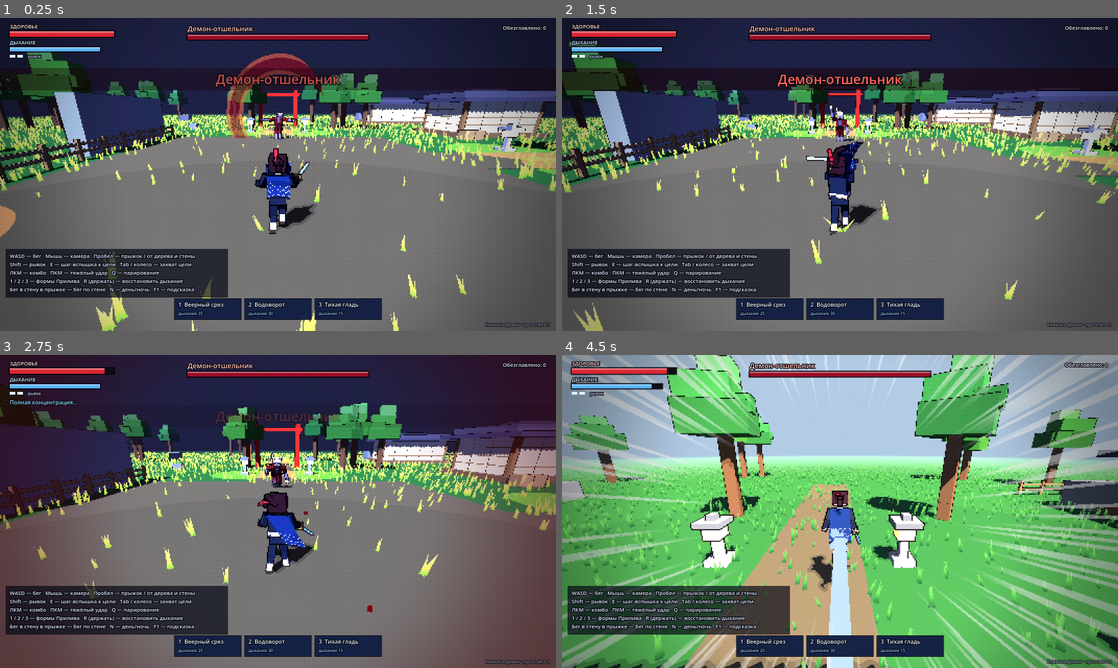
Above: before the commit, frames 1-4 (two rows, left to right).
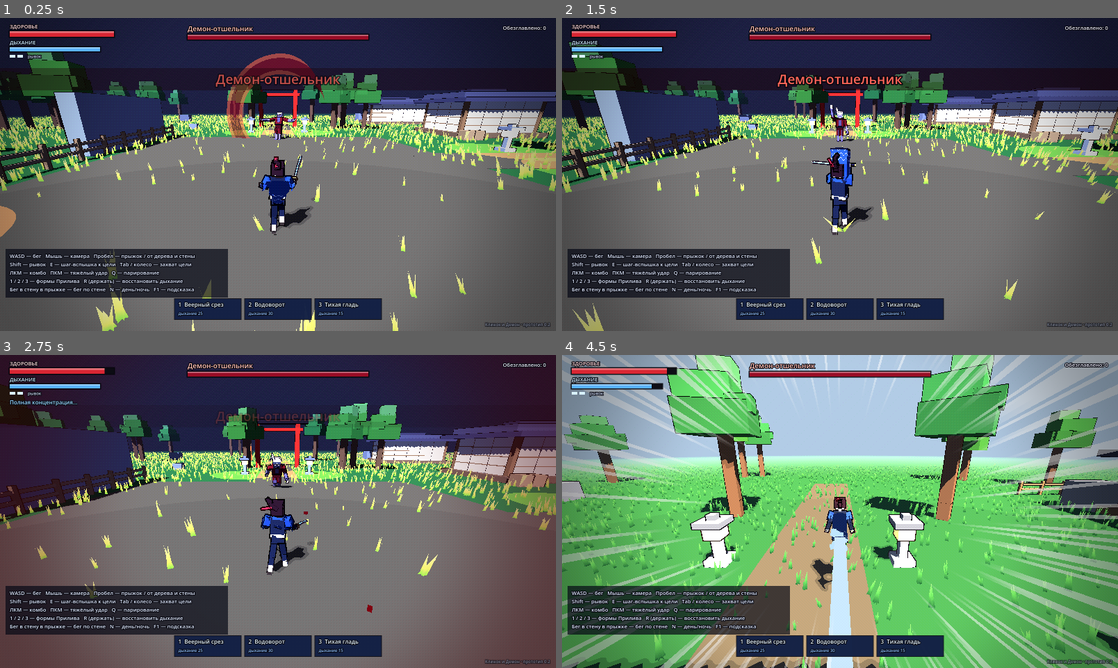
Above: after the commit, the same moments.

Repository: Tsenze13/DemonSlatarME
Game: Godot game, scene res://main.tscn
The game is run twice, just before and just after one commit, with the same random seed, the same clock (stepped at 60 frames per second) and the same inputs.
Inputs (mouse positions are in pixels of both pictures, inside the frame that each line leads up to):
- Up to frame 1 (0.25 s): no input
- Up to frame 2 (1.5 s): tap Enter at 0.5 s; move the mouse to (867, 174) at 0.52 s; hold R (breathe) 0.53-1.28 s; hold Up from 0.53 s (still down); click (867, 174) at 0.67 s; tap Space (jump) at 0.77 s; tap Q (parry) at 0.8, 1.35 s; move the mouse to (812, 174) at 1.27 s
- Up to frame 3 (2.75 s): keep holding Up; tap Space (jump) at 1.52 s; tap R (breathe) at 1.55 s; move the mouse to (289, 505) at 2.02 s; hold R (breathe) from 2.03 s (still down); tap Q (parry) at 2.3 s
- Up to frame 4 (4.5 s): keep holding Up; move the mouse to (834, 517) at 2.77 s; release R (breathe) at 2.78 s; tap Shift (dash) at 2.85 s; click (834, 517) at 2.92 s; tap Space (jump) at 3.02, 3.77 s; tap R (breathe) at 3.05 s; move the mouse to (878, 514) at 3.52 s; hold N (daynight) 3.53-4.28 s; tap Q (parry) at 3.8 s; move the mouse to (795, 508) at 4.27 s; tap E (flash) at 4.35 s

The runs differ from the first frame. In frame 1, 6.0% of the frame differs, in the area x 0-100%, y 10-100%; in frame 2, 5.9%; in frame 3, 5.8%; in frame 4, 7.7%, in the area x 0-100%, y 0-100%.

Commit message:
Клинок и Демон v0.2: пропорции, хаори, меньше пикселей
Герой в пропорциях ~7 голов, катана 0,8 м с изгибом и хватом вперёд.
Хаори — одна ткань вокруг корпуса, открытая спереди, с рукавами.
Пиксельный кадр 540 строк вместо 360. Убраны ранги стиля D–S.

Co-Authored-By: Claude Opus 5.5 <noreply@anthropic.com>
Claude-Session: https://claude.ai/code/session_01G3h9Yu3TGjLRQLW4GY5QkV

Diff:
--- a/project.godot
+++ b/project.godot
@@ -4,7 +4,7 @@
 [application]
 
 config/name="Клинок и Демон"
-config/version="0.1"
+config/version="0.2"
 run/main_scene="res://main.tscn"
 config/features=PackedStringArray("4.7", "GL Compatibility")
 
--- a/scripts/autotest.gd
+++ b/scripts/autotest.gd
@@ -48,6 +48,22 @@
 func _run() -> void:
 	var p: Node = G.player
 	await w(1.2)
+	# крупные планы героя
+	G.cam_rig.dist = 2.6
+	G.cam_rig.pitch = -0.12
+	for v in [["00_front", PI], ["00_side", PI * 0.62], ["00_back", 0.15]]:
+		G.cam_rig.yaw = v[1]
+		await w(0.35)
+		await shot(v[0])
+	G.cam_rig.yaw = PI * 0.5
+	p.auto_move = Vector2(-1, 0)
+	await w(0.9)
+	await shot("00_run_side")
+	p.auto_move = Vector2.ZERO
+	G.cam_rig.dist = 5.2
+	G.cam_rig.pitch = -0.3
+	p.global_position = Vector3(0, 0.5, 8)
+	await w(0.5)
 	await shot("01_start")
 	# бег
 	G.cam_rig.yaw = 0.0
--- a/scripts/cloth.gd
+++ b/scripts/cloth.gd
@@ -6,7 +6,7 @@
 const Vox = preload("res://scripts/vox.gd")
 
 var attach: Node3D               # к чему пришито (торс / голова)
-var anchors: Array = []          # локальные точки крепления в attach
+var anchors: Array = []          # точки крепления: Vector3 в attach или [узел, Vector3]
 var cols := 1
 var rows := 4
 var seg := 0.15
@@ -17,6 +17,9 @@
 var push_plane_z := 0.0          # не пускать ткань внутрь тела: z в системе attach
 var push_dir := -1.0             # -1: ткань должна быть позади (z <= plane), +1: впереди
 var push_y_max := 99.0
+var push_ellipse := Vector2.ZERO # ненулевой — ткань обтекает тело по эллипсу (rx, rz)
+var stiff := 0.0                 # 0..1: насколько ткань держит форму (меньше полощется)
+var rest_h: Array = []
 var chain_size := Vector3(0.1, 0.1, 0.1)
 var chain_col := Color.BLACK
 var chain_taper := 0.6
@@ -35,6 +38,9 @@
 	prev = PackedVector3Array()
 	pos.resize(cols * rows)
 	prev.resize(cols * rows)
+	rest_h.clear()
+	for c in cols:
+		rest_h.append(0.0 if c == 0 else _aw(c).distance_to(_aw(c - 1)))
 	reset()
 	if mode == "sheet":
 		im = ImmediateMesh.new()
@@ -54,9 +60,15 @@
 func _idx(c: int, r: int) -> int:
 	return r * cols + c
 
+func _aw(c: int) -> Vector3:
+	var a = anchors[c]
+	if a is Array:
+		return a[0].to_global(a[1])
+	return attach.to_global(a)
+
 func reset() -> void:
 	for c in cols:
-		var a: Vector3 = attach.to_global(anchors[c])
+		var a: Vector3 = _aw(c)
 		var down := -attach.global_transform.basis.y.normalized()
 		for r in rows:
 			var p := a + down * seg * r
@@ -64,12 +76,12 @@
 			prev[_idx(c, r)] = p
 
 func _physics_process(dt: float) -> void:
-	if dt <= 0.0 or attach == null:
+	if dt <= 0.0 or attach == null or pos.size() == 0:
 		return
 	t += dt
 	dt = minf(dt, 1.0 / 30.0)
 	# сбросить при телепорте
-	var a0: Vector3 = attach.to_global(anchors[0])
+	var a0: Vector3 = _aw(0)
 	if a0.distance_to(pos[0]) > 2.0:
 		reset()
 	var ratio := dt / prev_dt
@@ -85,19 +97,33 @@
 	var inv := attach.global_transform.affine_inverse()
 	for it in 5:
 		for c in cols:
-			pos[_idx(c, 0)] = attach.to_global(anchors[c])
+			pos[_idx(c, 0)] = _aw(c)
 		for c in cols:
 			for r in range(1, rows):
 				_constrain(_idx(c, r - 1), _idx(c, r), seg, r - 1 == 0)
+				if stiff > 0.0 and r >= 2:
+					_constrain_soft(_idx(c, r - 2), _idx(c, r), seg * 2.0, stiff)
 				if c > 0:
-					var rest: float = (anchors[c] - anchors[c - 1]).length()
-					_constrain(_idx(c - 1, r), _idx(c, r), rest, false)
+					_constrain(_idx(c - 1, r), _idx(c, r), rest_h[c], false)
 		# не пускать ткань внутрь тела
 		for c in cols:
 			for r in range(1, rows):
 				var i := _idx(c, r)
 				var lp: Vector3 = inv * pos[i]
-				if lp.y < push_y_max and (lp.z - push_plane_z) * push_dir < 0.0:
+				if lp.y >= push_y_max:
+					continue
+				if push_ellipse != Vector2.ZERO:
+					var q := Vector2(lp.x / push_ellipse.x, lp.z / push_ellipse.y)
+					var ql := q.length()
+					if ql < 1.0:
+						if ql < 0.001:
+							q = Vector2(0, -1)
+							ql = 1.0
+						q = q / ql
+						lp.x = q.x * push_ellipse.x
+						lp.z = q.y * push_ellipse.y
+						pos[i] = attach.global_transform * lp
+				elif (lp.z - push_plane_z) * push_dir < 0.0:
 					lp.z = push_plane_z
 					pos[i] = attach.global_transform * lp
 	_draw_cloth()
@@ -113,6 +139,15 @@
 	else:
 		pos[i] += d * diff * 0.5
 		pos[j] -= d * diff * 0.5
+
+func _constrain_soft(i: int, j: int, rest: float, k: float) -> void:
+	var d := pos[j] - pos[i]
+	var l := d.length()
+	if l < 0.0001 or l > rest:
+		return
+	var diff := (l - rest) / l * k
+	pos[i] += d * diff * 0.5
+	pos[j] -= d * diff * 0.5
 
 func _draw_cloth() -> void:
 	global_transform = Transform3D.IDENTITY
--- a/scripts/hud.gd
+++ b/scripts/hud.gd
@@ -190,23 +190,11 @@
 			draw_line(sp + Vector2(0, -k), sp + Vector2(0, -k * 0.4), col, 3)
 			draw_line(sp + Vector2(0, k), sp + Vector2(0, k * 0.4), col, 3)
 
-	# --- комбо и ранг стиля ---
-	if style > 1.0 or combo > 1:
-		var rk := _rank()
-		var rx := s.x - 40 * u
-		var ry := s.y * 0.34
+	# --- счётчик ударов ---
+	if combo > 1:
 		var pulse := 1.0 + clampf(1.0 - style_idle * 4.0, 0.0, 1.0) * 0.15
-		_txt(Vector2(rx, ry), rk[1], int(84 * u * pulse), rk[3], HORIZONTAL_ALIGNMENT_RIGHT, 0, 14)
-		_txt(Vector2(rx, ry + 30 * u), rk[2], int(18 * u), rk[3], HORIZONTAL_ALIGNMENT_RIGHT, 0)
-		var nxt := 320.0
-		for x in RANKS:
-			if x[0] > style:
-				nxt = x[0]
-				break
-		var cur: float = rk[0]
-		_bar(Rect2(rx - 160 * u, ry + 42 * u, 160 * u, 5 * u), (style - cur) / maxf(1.0, nxt - cur), rk[3])
-		if combo > 1:
-			_txt(Vector2(rx, ry + 80 * u), "%d ударов" % combo, int(22 * u), Color(1, 1, 1), HORIZONTAL_ALIGNMENT_RIGHT, 0)
+		_txt(Vector2(s.x - 40 * u, s.y * 0.38), "%d" % combo, int(48 * u * pulse), Color(1, 1, 1), HORIZONTAL_ALIGNMENT_RIGHT, 0, 12)
+		_txt(Vector2(s.x - 40 * u, s.y * 0.38 + 26 * u), "ударов подряд", int(15 * u), Color(0.85, 0.9, 1.0), HORIZONTAL_ALIGNMENT_RIGHT, 0)
 
 	# --- титр формы (как в аниме) ---
 	if title_t > 0.0:
@@ -257,4 +245,4 @@
 		draw_rect(Rect2(Vector2.ZERO, s), Color(0, 0, 0.05, 0.45))
 		_txt(Vector2(s.x * 0.5, s.y * 0.4), "ПАУЗА", int(64 * u), Color(1, 1, 1), HORIZONTAL_ALIGNMENT_CENTER, 0, 14)
 		_txt(Vector2(s.x * 0.5, s.y * 0.4 + 46 * u), "Esc — продолжить   F10 — выйти", int(20 * u), Color(0.85, 0.9, 1.0), HORIZONTAL_ALIGNMENT_CENTER, 0)
-	_txt(Vector2(s.x - 16 * u, s.y - 14 * u), "Клинок и Демон · прототип 0.1", int(12 * u), Color(0.7, 0.75, 0.85, 0.6), HORIZONTAL_ALIGNMENT_RIGHT, 0)
+	_txt(Vector2(s.x - 16 * u, s.y - 14 * u), "Клинок и Демон · прототип 0.2", int(12 * u), Color(0.7, 0.75, 0.85, 0.6), HORIZONTAL_ALIGNMENT_RIGHT, 0)
--- a/scripts/main.gd
+++ b/scripts/main.gd
@@ -10,7 +10,7 @@
 const Hud = preload("res://scripts/hud.gd")
 const Sfx = preload("res://scripts/sfx.gd")
 
-const BASE_H := 360.0   # высота «пиксельного» кадра
+const BASE_H := 540.0   # высота «пиксельного» кадра (1080p → в 2 раза крупнее)
 
 var container: SubViewportContainer
 var vp: SubViewport
--- a/scripts/player.gd
+++ b/scripts/player.gd
@@ -17,6 +17,8 @@
 const DASH_TIME := 0.17
 const WALLRUN_TIME := 1.2
 const FLASH_DIST := 10.0
+const HIP_Y := 0.92
+const SWORD_TILT := Vector3(-28, 0, 0)   # клинок вперёд от кулака, а не продолжение руки
 
 # --- атаки ---
 # arm0/arm1 — поворот правой руки (градусы) в начале и конце взмаха,
@@ -87,7 +89,6 @@
 var blade_base: Node3D
 var blade_tip: Node3D
 var trail
-var haori_back
 var cloths: Array = []
 
 var atk := {}
@@ -154,71 +155,104 @@
 	var steel := Color(0.82, 0.86, 0.92)
 	var edge := Color(0.3, 0.62, 1.0)
 
-	var hips := Vox.pivot(model, Vector3(0, 0.95, 0), "hips")
-	Vox.box(hips, Vector3(0.36, 0.24, 0.24), Vector3(0, 0, 0), uni)
-	var torso := Vox.pivot(hips, Vector3(0, 0.1, 0), "torso")
-	Vox.box(torso, Vector3(0.42, 0.5, 0.26), Vector3(0, 0.27, 0), uni)
-	Vox.box(torso, Vector3(0.44, 0.1, 0.28), Vector3(0, 0.03, 0), belt)
-	Vox.box(torso, Vector3(0.12, 0.3, 0.02), Vector3(0, 0.36, 0.135), Color(0.85, 0.85, 0.82), false)  # ворот рубашки
-	var head := Vox.pivot(torso, Vector3(0, 0.55, 0), "head")
-	Vox.box(head, Vector3(0.12, 0.08, 0.12), Vector3(0, 0.02, 0), skin)
-	Vox.box(head, Vector3(0.3, 0.3, 0.3), Vector3(0, 0.2, 0), skin)
-	Vox.box(head, Vector3(0.05, 0.07, 0.02), Vector3(-0.07, 0.21, 0.152), Color(0.1, 0.05, 0.08), false)
-	Vox.box(head, Vector3(0.05, 0.07, 0.02), Vector3(0.07, 0.21, 0.152), Color(0.1, 0.05, 0.08), false)
-	Vox.box(head, Vector3(0.025, 0.04, 0.021), Vector3(-0.06, 0.23, 0.155), Color(0.5, 0.85, 1.0), false, 0.6)
-	Vox.box(head, Vector3(0.025, 0.04, 0.021), Vector3(0.08, 0.23, 0.155), Color(0.5, 0.85, 1.0), false, 0.6)
-	# волосы: шапка, чёлка, затылок
-	Vox.box(head, Vector3(0.36, 0.13, 0.36), Vector3(0, 0.36, -0.01), hair)
-	Vox.box(head, Vector3(0.34, 0.08, 0.08), Vector3(0, 0.31, 0.14), hair)
-	Vox.box(head, Vector3(0.08, 0.14, 0.06), Vector3(-0.12, 0.25, 0.15), hair)
-	Vox.box(head, Vector3(0.06, 0.1, 0.06), Vector3(0.1, 0.27, 0.16), hair_tip)
-	Vox.box(head, Vector3(0.36, 0.28, 0.1), Vector3(0, 0.22, -0.15), hair)
-	Vox.box(head, Vector3(0.06, 0.24, 0.3), Vector3(-0.17, 0.22, -0.01), hair)
-	Vox.box(head, Vector3(0.06, 0.24, 0.3), Vector3(0.17, 0.22, -0.01), hair)
-	var tail_anchor := Vox.pivot(head, Vector3(0, 0.3, -0.2), "tail")
-
-	# правая рука (сторона -X) с клинком
-	var arm_r := Vox.pivot(torso, Vector3(-0.27, 0.46, 0), "arm_r")
-	Vox.box(arm_r, Vector3(0.14, 0.3, 0.14), Vector3(0, -0.14, 0), uni)
-	var fore_r := Vox.pivot(arm_r, Vector3(0, -0.29, 0), "fore_r")
-	Vox.box(fore_r, Vector3(0.13, 0.26, 0.13), Vector3(0, -0.12, 0), uni)
-	Vox.box(fore_r, Vector3(0.11, 0.1, 0.11), Vector3(0, -0.29, 0), skin)
-	var sword := Vox.pivot(fore_r, Vector3(0, -0.3, 0.0), "sword")
-	Vox.box(sword, Vector3(0.05, 0.22, 0.05), Vector3(0, 0.04, 0), Color(0.15, 0.12, 0.2))
-	Vox.box(sword, Vector3(0.17, 0.035, 0.17), Vector3(0, -0.09, 0), Color(0.75, 0.62, 0.3))
-	Vox.box(sword, Vector3(0.06, 1.0, 0.02), Vector3(0, -0.6, 0), steel, true, 0.25)
-	Vox.box(sword, Vector3(0.025, 0.98, 0.024), Vector3(-0.022, -0.6, 0), edge, false, 1.4)
-	blade_base = Vox.pivot(sword, Vector3(0, -0.15, 0))
-	blade_tip = Vox.pivot(sword, Vector3(0, -1.12, 0))
-
-	var arm_l := Vox.pivot(torso, Vector3(0.27, 0.46, 0), "arm_l")
-	Vox.box(arm_l, Vector3(0.14, 0.3, 0.14), Vector3(0, -0.14, 0), uni)
-	var fore_l := Vox.pivot(arm_l, Vector3(0, -0.29, 0), "fore_l")
-	Vox.box(fore_l, Vector3(0.13, 0.26, 0.13), Vector3(0, -0.12, 0), uni)
-	Vox.box(fore_l, Vector3(0.11, 0.1, 0.11), Vector3(0, -0.29, 0), skin)
-
-	# ножны на левом бедре
-	var sheath := Vox.pivot(hips, Vector3(0.22, 0.0, 0.05))
-	sheath.rotation_degrees = Vector3(-70, 0, 0)
-	Vox.box(sheath, Vector3(0.07, 1.0, 0.05), Vector3(0, -0.35, 0), Color(0.12, 0.1, 0.16))
-
+	var haori := Color(0.16, 0.27, 0.55)
+	# пропорции ~7 голов: рост ~1,8 м с волосами, длинные ноги, узкие плечи
+	var hips := Vox.pivot(model, Vector3(0, HIP_Y, 0), "hips")
+	Vox.box(hips, Vector3(0.32, 0.2, 0.2), Vector3(0, 0, 0), uni)
+	var torso := Vox.pivot(hips, Vector3(0, 0.06, 0), "torso")
+	Vox.box(torso, Vector3(0.34, 0.5, 0.2), Vector3(0, 0.26, 0), uni)
+	Vox.box(torso, Vector3(0.35, 0.08, 0.21), Vector3(0, 0.03, 0), belt)
+	Vox.box(torso, Vector3(0.1, 0.24, 0.02), Vector3(0, 0.36, 0.105), Color(0.85, 0.85, 0.82), false)  # ворот
+	var head := Vox.pivot(torso, Vector3(0, 0.52, 0), "head")
+	Vox.box(head, Vector3(0.09, 0.08, 0.09), Vector3(0, 0.02, 0), skin)
+	Vox.box(head, Vector3(0.22, 0.25, 0.23), Vector3(0, 0.17, 0), skin)
+	Vox.box(head, Vector3(0.12, 0.06, 0.12), Vector3(0, 0.06, 0.04), skin)   # подбородок уже
+	Vox.box(head, Vector3(0.04, 0.055, 0.02), Vector3(-0.055, 0.17, 0.116), Color(0.1, 0.05, 0.08), false)
+	Vox.box(head, Vector3(0.04, 0.055, 0.02), Vector3(0.055, 0.17, 0.116), Color(0.1, 0.05, 0.08), false)
+	Vox.box(head, Vector3(0.02, 0.03, 0.021), Vector3(-0.05, 0.185, 0.119), Color(0.5, 0.85, 1.0), false, 0.6)
+	Vox.box(head, Vector3(0.02, 0.03, 0.021), Vector3(0.06, 0.185, 0.119), Color(0.5, 0.85, 1.0), false, 0.6)
+	# волосы: шапка, чёлка прядями, виски, затылок
+	Vox.box(head, Vector3(0.26, 0.09, 0.26), Vector3(0, 0.32, -0.01), hair)
+	Vox.box(head, Vector3(0.24, 0.05, 0.05), Vector3(0, 0.28, 0.11), hair)
+	Vox.box(head, Vector3(0.05, 0.11, 0.04), Vector3(-0.08, 0.23, 0.12), hair)
+	Vox.box(head, Vector3(0.05, 0.08, 0.04), Vector3(0.02, 0.245, 0.125), hair)
+	Vox.box(head, Vector3(0.04, 0.07, 0.04), Vector3(0.09, 0.24, 0.12), hair_tip)
+	Vox.box(head, Vector3(0.26, 0.22, 0.07), Vector3(0, 0.19, -0.12), hair)
+	Vox.box(head, Vector3(0.04, 0.2, 0.2), Vector3(-0.125, 0.19, -0.01), hair)
+	Vox.box(head, Vector3(0.04, 0.2, 0.2), Vector3(0.125, 0.19, -0.01), hair)
+	var tail_anchor := Vox.pivot(head, Vector3(0, 0.26, -0.15), "tail")
+
+	# руки: верх руки закрыт широким рукавом хаори
+	var arms := {}
 	for side in [-1.0, 1.0]:
 		var nm := "r" if side < 0 else "l"
-		var leg := Vox.pivot(hips, Vector3(0.1 * side, -0.06, 0), "leg_" + nm)
-		Vox.box(leg, Vector3(0.17, 0.42, 0.18), Vector3(0, -0.2, 0), uni)
-		var shin := Vox.pivot(leg, Vector3(0, -0.4, 0), "shin_" + nm)
-		Vox.box(shin, Vector3(0.14, 0.24, 0.15), Vector3(0, -0.1, 0), uni)
-		Vox.box(shin, Vector3(0.14, 0.18, 0.15), Vector3(0, -0.3, 0), belt)   # обмотки
-		Vox.box(shin, Vector3(0.14, 0.07, 0.24), Vector3(0, -0.43, 0.04), Color(0.2, 0.15, 0.12))
+		var arm := Vox.pivot(torso, Vector3(0.22 * side, 0.45, 0), "arm_" + nm)
+		Vox.box(arm, Vector3(0.1, 0.28, 0.1), Vector3(0, -0.13, 0), uni)
+		Vox.box(arm, Vector3(0.17, 0.2, 0.17), Vector3(0, -0.08, 0), haori)
+		var fore := Vox.pivot(arm, Vector3(0, -0.27, 0), "fore_" + nm)
+		Vox.box(fore, Vector3(0.09, 0.25, 0.09), Vector3(0, -0.12, 0), uni)
+		Vox.box(fore, Vector3(0.08, 0.08, 0.09), Vector3(0, -0.27, 0), skin)
+		arms[nm] = [arm, fore]
+	var fore_r: Node3D = arms.r[1]
+	# катана: рукоять 0,25 м, клинок 0,8 м с лёгким изгибом
+	var sword := Vox.pivot(fore_r, Vector3(0, -0.28, 0.0), "sword")
+	Vox.box(sword, Vector3(0.035, 0.25, 0.035), Vector3(0, 0.03, 0), Color(0.15, 0.12, 0.2))
+	Vox.box(sword, Vector3(0.04, 0.03, 0.04), Vector3(0, 0.16, 0), Color(0.75, 0.62, 0.3), false)
+	Vox.box(sword, Vector3(0.1, 0.022, 0.08), Vector3(0, -0.1, 0), Color(0.75, 0.62, 0.3))
+	var b1 := Vox.pivot(sword, Vector3(0, -0.11, 0))
+	Vox.box(b1, Vector3(0.026, 0.42, 0.012), Vector3(0, -0.21, 0), steel, true, 0.25)
+	Vox.box(b1, Vector3(0.012, 0.42, 0.014), Vector3(0, -0.21, 0.012), edge, false, 1.4)
+	var b2 := Vox.pivot(b1, Vector3(0, -0.42, 0))
+	b2.rotation_degrees = Vector3(6, 0, 0)
+	Vox.box(b2, Vector3(0.024, 0.38, 0.012), Vector3(0, -0.19, 0), steel, true, 0.25)
+	Vox.box(b2, Vector3(0.012, 0.38, 0.014), Vector3(0, -0.19, 0.012), edge, false, 1.4)
+	var tip := Vox.box(b2, Vector3(0.018, 0.05, 0.012), Vector3(0, -0.4, 0.006), steel, false, 0.25)
+	tip.rotation_degrees = Vector3(20, 0, 0)
+	blade_base = Vox.pivot(sword, Vector3(0, -0.13, 0))
+	blade_tip = Vox.pivot(b2, Vector3(0, -0.4, 0))
+
+	# ножны на левом бедре
+	var sheath := Vox.pivot(hips, Vector3(0.19, 0.0, 0.06))
+	sheath.rotation_degrees = Vector3(-72, 0, 0)
+	Vox.box(sheath, Vector3(0.045, 0.82, 0.035), Vector3(0, -0.36, 0), Color(0.12, 0.1, 0.16))
+
+	for side in [-1.0, 1.0]:
+		var nm := "r" if side < 0 else "l"
+		var leg := Vox.pivot(hips, Vector3(0.085 * side, -0.06, 0), "leg_" + nm)
+		Vox.box(leg, Vector3(0.14, 0.42, 0.15), Vector3(0, -0.2, 0), uni)
+		var shin := Vox.pivot(leg, Vector3(0, -0.42, 0), "shin_" + nm)
+		Vox.box(shin, Vector3(0.12, 0.24, 0.13), Vector3(0, -0.1, 0), uni)
+		Vox.box(shin, Vector3(0.115, 0.16, 0.125), Vector3(0, -0.3, 0), belt)   # обмотки
+		Vox.box(shin, Vector3(0.11, 0.06, 0.21), Vector3(0, -0.42, 0.04), Color(0.2, 0.15, 0.12))
 
 	for n in ["hips", "torso", "head", "arm_r", "fore_r", "arm_l", "fore_l", "leg_r", "shin_r", "leg_l", "shin_l", "sword"]:
 		J[n] = model.find_child(n, true, false)
 		rest[n] = Vector3.ZERO
 
-	# хаори: спина и две полы спереди
-	haori_back = _make_cloth(torso, [Vector3(-0.27, 0.5, -0.15), Vector3(-0.13, 0.52, -0.16), Vector3(0, 0.53, -0.16), Vector3(0.13, 0.52, -0.16), Vector3(0.27, 0.5, -0.15)], 7, 0.15, -0.14, -1.0)
-	_make_cloth(torso, [Vector3(-0.27, 0.5, 0.0), Vector3(-0.24, 0.48, 0.14), Vector3(-0.12, 0.45, 0.15)], 7, 0.15, 0.14, 1.0)
-	_make_cloth(torso, [Vector3(0.12, 0.45, 0.15), Vector3(0.24, 0.48, 0.14), Vector3(0.27, 0.5, 0.0)], 7, 0.15, 0.14, 1.0)
+	# хаори: одна ткань, обёрнутая вокруг корпуса и открытая спереди
+	var ring := []
+	for i in 11:
+		var a := lerpf(-1.15, 1.15, float(i) / 10.0) * PI * 0.5 + PI * 0.5
+		# a: от передней левой полы через спину к передней правой
+		var x := cos(a) * 0.2
+		var z := -sin(a) * 0.13
+		if i == 0 or i == 10:
+			z = 0.115
+		ring.append(Vector3(x, 0.47 - absf(cos(a)) * 0.03 - (0.06 if i == 0 or i == 10 else 0.0), z))
+	var body = _make_cloth(torso, ring, 7, 0.12)
+	body.push_ellipse = Vector2(0.205, 0.13)
+	body.stiff = 0.6
+	body.wind = 0.35
+	body.gravity = 16.0
+	body.drag = 0.07
+	# рукава: мешок ткани под предплечьем
+	for nm in ["r", "l"]:
+		var arm: Node3D = arms[nm][0]
+		var fore: Node3D = arms[nm][1]
+		var sl = _make_cloth(torso, [[arm, Vector3(0, -0.1, -0.06)], [arm, Vector3(0, -0.2, -0.07)], [fore, Vector3(0, -0.02, -0.07)], [fore, Vector3(0, -0.12, -0.07)]], 3, 0.1)
+		sl.stiff = 0.5
+		sl.wind = 0.3
+		sl.gravity = 14.0
 	# хвост волос и лента
 	var tail = MeshInstance3D.new()
 	tail.set_script(Cloth)
@@ -226,9 +260,9 @@
 	tail.anchors = [Vector3.ZERO]
 	tail.cols = 1
 	tail.rows = 5
-	tail.seg = 0.13
+	tail.seg = 0.1
 	tail.mode = "chain"
-	tail.chain_size = Vector3(0.12, 0.1, 0.1)
+	tail.chain_size = Vector3(0.09, 0.08, 0.08)
 	tail.chain_col = hair
 	tail.gravity = 9.0
 	model.add_child(tail)
@@ -237,12 +271,12 @@
 	var ribbon = MeshInstance3D.new()
 	ribbon.set_script(Cloth)
 	ribbon.attach = tail_anchor
-	ribbon.anchors = [Vector3(0.06, 0.0, 0.02)]
+	ribbon.anchors = [Vector3(0.05, 0.0, 0.02)]
 	ribbon.cols = 1
 	ribbon.rows = 4
-	ribbon.seg = 0.12
+	ribbon.seg = 0.1
 	ribbon.mode = "chain"
-	ribbon.chain_size = Vector3(0.09, 0.03, 0.1)
+	ribbon.chain_size = Vector3(0.07, 0.025, 0.08)
 	ribbon.chain_col = Color(0.85, 0.15, 0.2)
 	ribbon.chain_taper = 0.9
 	ribbon.gravity = 6.0
@@ -251,7 +285,7 @@
 	ribbon.setup()
 	cloths.append(ribbon)
 
-func _make_cloth(attach: Node3D, anchors: Array, rows: int, seg: float, plane_z: float, pdir: float):
+func _make_cloth(attach: Node3D, anchors: Array, rows: int, seg: float):
 	var c = MeshInstance3D.new()
 	c.set_script(Cloth)
 	c.attach = attach
@@ -260,15 +294,13 @@
 	c.rows = rows
 	c.seg = seg
 	c.mode = "sheet"
-	c.push_plane_z = plane_z
-	c.push_dir = pdir
 	c.push_y_max = 0.6
 	var m := ShaderMaterial.new()
 	m.shader = load("res://shaders/cloth.gdshader")
 	c.material_override = m
 	model.add_child(c)
-	c.setup()
 	cloths.append(c)
+	c.call_deferred("setup")
 	return c
 
 # =====================================================================
@@ -1170,7 +1202,7 @@
 	var p := {}
 	for k in J:
 		p[k] = Vector3.ZERO
-	var hips_y := 0.95
+	var hips_y := HIP_Y
 	var lean := 0.0
 	var roll := 0.0
 	var hv := Vector3(velocity.x, 0, velocity.z)
@@ -1195,7 +1227,7 @@
 			p.leg_l = Vector3(s * 55 * k, 0, 0)
 			p.shin_r = Vector3(maxf(0.0, c) * 80 * k + 10, 0, 0)
 			p.shin_l = Vector3(maxf(0.0, -c) * 80 * k + 10, 0, 0)
-			hips_y = 0.95 - absf(c) * 0.06 * k - 0.05 * k
+			hips_y = HIP_Y - absf(c) * 0.06 * k - 0.05 * k
 			if sp > 9.0:
 				# быстрый бег: корпус вперёд, руки и клинок назад
 				lean = 30.0 * minf(1.0, (sp - 9.0) / 5.0)
@@ -1226,7 +1258,7 @@
 			p.shin_r = Vector3(20, 0, 0)
 			p.shin_l = Vector3(12, 0, 0)
 			p.torso = Vector3(br, -15, 0)
-			hips_y = 0.9
+			hips_y = HIP_Y - 0.04
 	if state == "wallrun":
 		run_phase += dt * 16.0
 		var s2 := sin(run_phase)
@@ -1272,7 +1304,7 @@
 		p.leg_l = Vector3(25, 0, 10)
 		p.shin_r = Vector3(30, 0, 0)
 		p.shin_l = Vector3(20, 0, 0)
-		hips_y = 0.86
+		hips_y = HIP_Y - 0.08
 		if state == "breathe":
 			p.torso = Vector3(sin(G.real_time * 5.0) * 4.0, 0, 0)
 			p.head = Vector3(-10, 0, 0)
@@ -1313,7 +1345,7 @@
 		p.leg_l = Vector3(30, 0, 10)
 		p.shin_r = Vector3(35, 0, 0)
 		p.shin_l = Vector3(25, 0, 0)
-		hips_y = 0.84
+		hips_y = HIP_Y - 0.1
 		lean = 12.0
 		snap = true
 		if a.has("spin"):
@@ -1333,7 +1365,7 @@
 		var cur: Vector3 = rest[k]
 		cur = cur.lerp(p[k], rate)
 		rest[k] = cur
-		J[k].rotation_degrees = cur
+		J[k].rotation_degrees = cur + (SWORD_TILT if k == "sword" else Vector3.ZERO)
 	J.hips.position.y = lerpf(J.hips.position.y, hips_y, rate)
 	var flip := 0.0
 	if flip_t > 0.0:
--- a/shaders/cloth.gdshader
+++ b/shaders/cloth.gdshader
@@ -2,7 +2,7 @@
 shader_type spatial;
 render_mode cull_disabled, specular_disabled;
 
-uniform vec4 base : source_color = vec4(0.09, 0.15, 0.34, 1.0);
+uniform vec4 base : source_color = vec4(0.16, 0.27, 0.55, 1.0);
 uniform vec4 pattern : source_color = vec4(0.85, 0.9, 0.95, 1.0);
 uniform vec4 trim : source_color = vec4(0.08, 0.08, 0.12, 1.0);
 
Not shown, added: docs/ПРОЧТИ.txt
Not shown, changed: CLAUDE.md
Not shown, added: README.md
